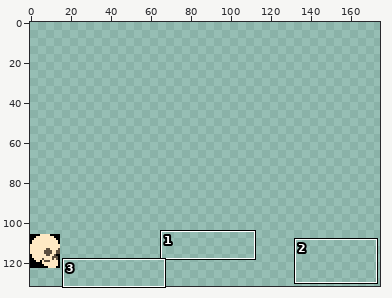
Two states of a sprite sheet, TFG_CelticMithology_proj/Assets/SpriteSheets/UI.png. The first picture is a wide view before the edit; the outline marks the close-up.
Close-up. Before:
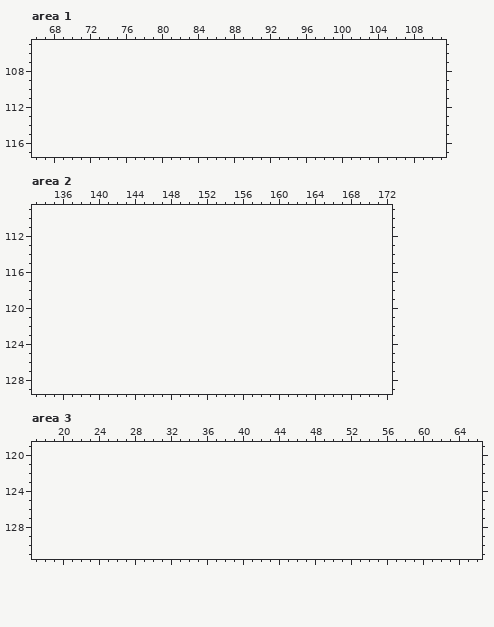
The file is 15x17 pixels. Colours within 5 levels of each other are drawn and written as one. Shown: area 1: x 66..111, y 105..117; area 2: x 133..172, y 109..129; area 3: x 17..66, y 119..131. The old version is drawn lined up with the new one, on the new canvas. The commit also changed other parts of the picture, which this record leaves out.
After the commit:
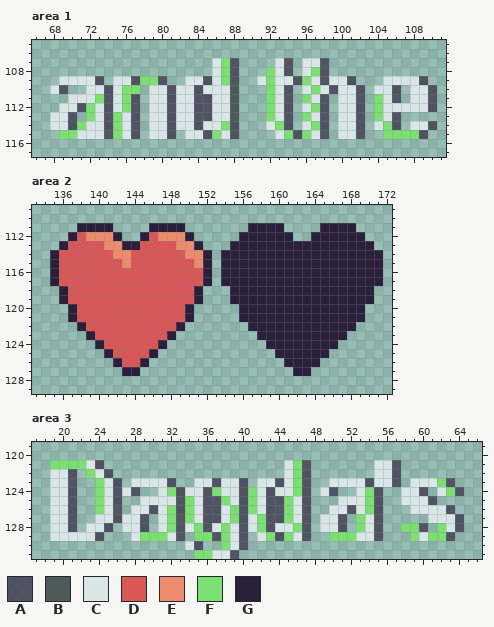
Palette (. is transparent): A #423d52d1  B #4d5b58  C #d8e6e8  D #d95757  E #ed8b6d  F #7ae072  G #2a203c
Edits made:
canvas 15x17 -> 175x132, the old top-left corner now at 0,106
Area 1:
y 107: x 86..88 ... -> CFA; x 93..94 .. -> CA; x 96..98 ... -> CCA
y 108: x 86..88 ... -> CFA; x 92..94 ... -> FCA; x 96..98 ... -> CFA
y 109: x 69..73 ..... -> CCCCA; x 75..80 ...... -> CCAFFA; x 83..88 ...... -> CCACFA; x 91..101 ........... -> CFCCAFCACCA; x 105..109 ..... -> CCCCA
y 110: x 68..69 .. -> CA; x 72..77 ...... -> CCACFF; x 79..88 .......... -> CCACCACCCB; x 92..94 ... -> FCA; x 96..102 ....... -> CFCACCA; x 104..106 ... -> CCA; x 108..110 ... -> CCA
y 111: x 70..77 ........ -> CCCFACFA; x 79..88 .......... -> CCACCAACCB; x 92..94 ... -> FCA; x 96..98 ... -> FCA; x 100..102 ... -> CCA; x 104..106 ... -> FCA; x 108..110 ... -> CCA
y 112: x 69..77 ......... -> CCAFCACFA; x 79..88 .......... -> CCACCAACCB; x 92..94 ... -> FCA; x 96..98 ... -> CFA; x 100..102 ... -> CCA; x 104..110 ....... -> FCCCCCA
y 113: x 68..70 ... -> CCA; x 72..77 ...... -> FCAFCA; x 79..88 .......... -> CCACCAACCB; x 92..94 ... -> FCA; x 96..98 ... -> FCA; x 100..102 ... -> CCA; x 104..106 ... -> FCA
y 114: x 68..77 .......... -> CCAFCCAFCA; x 79..88 .......... -> CCACCACCFA; x 92..94 ... -> CFA; x 96..98 ... -> CFA; x 100..102 ... -> CCA; x 104..106 ... -> CFA; x 108..110 ... -> CCA
y 115: x 69..77 ......... -> FFCCCAFCA; x 79..81 ... -> CCA; x 83..88 ...... -> CCAFCA; x 93..98 ...... -> CFAFCA; x 100..102 ... -> CCA; x 105..109 ..... -> FFFFA
Area 2:
y 111: x 138..141 .... -> GGGG; x 146..149 .... -> GGGG; x 157..160 .... -> GGGG; x 165..168 .... -> GGGG
y 112: x 137..142 ...... -> GDEEEG; x 145..150 ...... -> GDEEEG; x 156..161 ...... -> GGGGGG; x 164..169 ...... -> GGGGGG
y 113: x 136..151 ................ -> GDDDDEEGGDDDDEEG; x 155..170 ................ -> GGGGGGGGGGGGGGGG
y 114: x 135..152 .................. -> GDDDDDDEEDDDDDDEEG; x 154..171 .................. -> GGGGGGGGGGGGGGGGGG
y 115: x 135..152 .................. -> GDDDDDDDEDDDDDDDEG; x 154..171 .................. -> GGGGGGGGGGGGGGGGGG
y 116..117: x 135..152 .................. -> GDDDDDDDDDDDDDDDDG; x 154..171 .................. -> GGGGGGGGGGGGGGGGGG
y 118..119: x 136..151 ................ -> GDDDDDDDDDDDDDDG; x 155..170 ................ -> GGGGGGGGGGGGGGGG
y 120..121: x 137..150 .............. -> GDDDDDDDDDDDDG; x 156..169 .............. -> GGGGGGGGGGGGGG
y 122: x 138..149 ............ -> GDDDDDDDDDDG; x 157..168 ............ -> GGGGGGGGGGGG
y 123: x 139..148 .......... -> GDDDDDDDDG; x 158..167 .......... -> GGGGGGGGGG
y 124: x 140..147 ........ -> GDDDDDDG; x 159..166 ........ -> GGGGGGGG
y 125: x 141..146 ...... -> GDDDDG; x 160..165 ...... -> GGGGGG
y 126: x 142..145 .... -> GDDG; x 161..164 .... -> GGGG
y 127: x 143..144 .. -> GG; x 162..163 .. -> GG
Area 3:
y 121: x 19..24 ...... -> FFFFCA; x 45..47 ... -> CFA; x 55..57 ... -> CCA
y 122: x 19..21 ... -> CCA; x 23..25 ... -> FCA; x 45..47 ... -> CFA; x 55..57 ... -> CCA
y 123: x 19..21 ... -> CCA; x 24..26 ... -> FCA; x 28..32 ..... -> CCCCA; x 35..40 ...... -> CCACCA; x 42..47 ...... -> CCACFA; x 50..57 ........ -> CCCCACCA; x 59..63 ..... -> CCCFA
y 124: x 19..21 ... -> CCA; x 24..28 ..... -> FCACA; x 31..47 ................. -> CFACCAFCCAFCACCFA; x 49..50 .. -> CA; x 53..55 ... -> CFA; x 58..60 ... -> CCA; x 62..64 ... -> CFA
y 125: x 19..21 ... -> CCA; x 24..26 ... -> FCA; x 29..47 ................... -> CCCCAFCAAFCAFCAAFCA; x 51..55 ..... -> CCCFA; x 58..61 .... -> CCCA
y 126: x 19..21 ... -> CCA; x 24..26 ... -> FCA; x 28..47 .................... -> CCACFAFCAACFAFCAAFCA; x 50..55 ...... -> CCACFA; x 59..63 ..... -> CCCCA
y 127: x 19..21 ... -> CCA; x 24..29 ...... -> CCACCA; x 31..47 ................. -> CFAFCAACFACFAAFCA; x 49..51 ... -> CCA; x 53..55 ... -> FCA; x 61..64 .... -> CCCA
y 128: x 19..21 ... -> CCA; x 23..25 ... -> CCA; x 27..29 ... -> CCA; x 31..47 ................. -> CFACFACFCACFACCFA; x 49..51 ... -> CCA; x 53..55 ... -> FCA; x 58..60 ... -> FFA; x 62..64 ... -> FCA
y 129: x 19..24 ...... -> CCCCCA; x 28..33 ...... -> CFFFCA; x 35..40 ...... -> FFAFCA; x 42..47 ...... -> CFAFCA; x 50..55 ...... -> FFFCCA; x 59..63 ..... -> FCFFA
y 130: x 34..35 .. -> CA; x 38..40 ... -> FCA
y 131: x 35..39 ..... -> FFCCA
